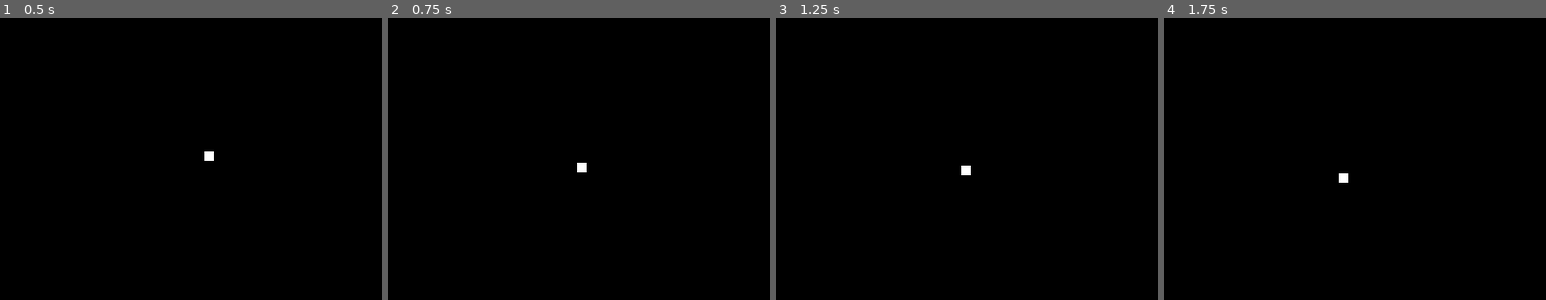
Above: before the commit, frames 1-4 (left to right).
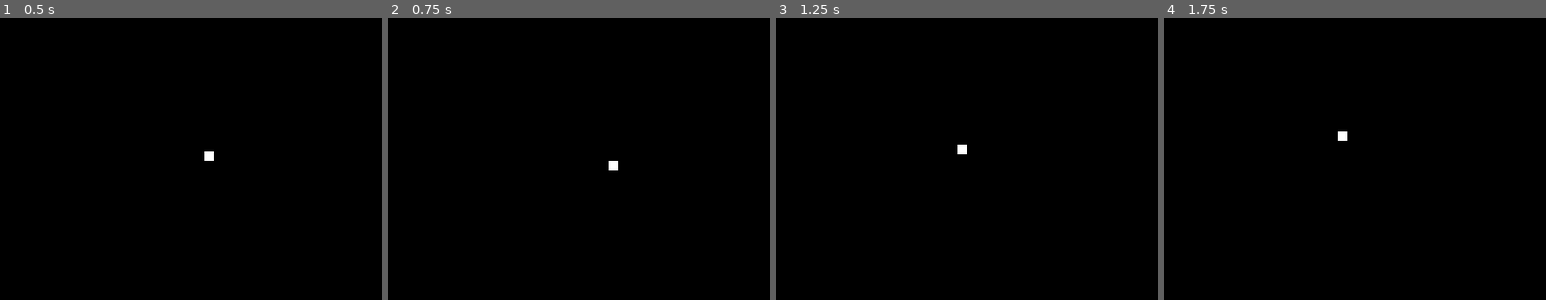
Above: after the commit, the same moments.

Repository: emersonmx/ten-godot-games
Game: Godot game, scene res://scenes/game/game.tscn
Same seed, same stepped clock (60 frames per second), same inputs: the game is played once before the commit and once after it.
Inputs:
- Up to frame 1 (0.5 s): no input
- Up to frame 2 (0.75 s): tap Enter at 0.5 s; hold R from 0.53 s (still down)
- Up to frame 3 (1.25 s): keep holding R
- Up to frame 4 (1.75 s): tap Space at 1.25 s; release R at 1.28 s; tap R at 1.35 s
The pictures show only the part of the screen within x 23-73%, y 26-76%; the shares and areas given below are measured in that part.

Frame 1 is identical in both runs. In frame 2, 0.2% of the frame differs, in the area x 49-61%, y 50-55%; in frame 3, 0.2%; in frame 4, 0.2%.

Commit message:
Comment fixed ball direction

Diff:
--- a/pong/objects/ball/ball.gd
+++ b/pong/objects/ball/ball.gd
@@ -47,7 +47,7 @@
 	randomize()
 	var dir = -1 if randi() % 2 == 0 else 1
 	direction = Vector2(dir, rand_range(-1, 1)).normalized()
-	direction = Vector2(-1, 0.75).normalized()
+	#direction = Vector2(-1, 0.75).normalized()
 
 
 func _ready():
